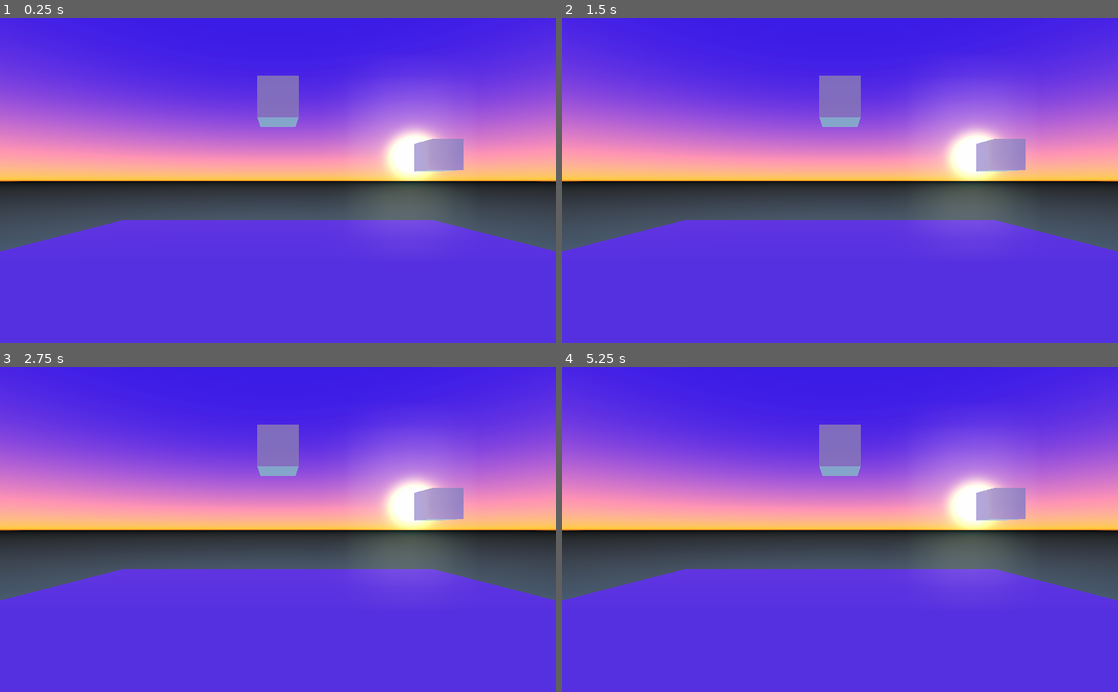
Above: before the commit, frames 1-4 (two rows, left to right).
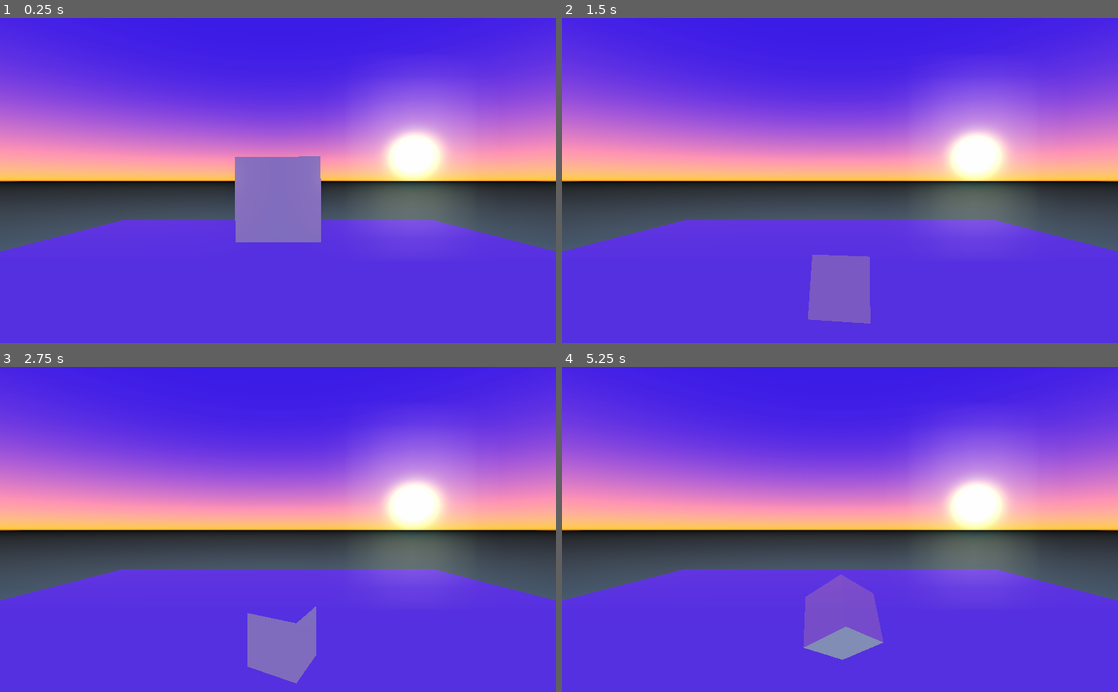
Above: after the commit, the same moments.

Repository: tavurth/godot-simple-physics
Game: Godot game, scene res://World.tscn
The game is run twice, just before and just after one commit, with the same random seed, the same clock (stepped at 60 frames per second) and the same inputs.
Inputs:
- Up to frame 1 (0.25 s): no input
- Up to frame 2 (1.5 s): hold Space (action_impulse) 0.53-1.28 s; tap Space (action_impulse) at 1.35 s
- Up to frame 3 (2.75 s): tap Enter at 2 s; hold Space (action_impulse) from 2.03 s (still down)
- Up to frame 4 (5.25 s): release Space (action_impulse) at 2.78 s; tap Space (action_impulse) at 2.85, 4.35 s; tap Enter at 3.5, 5 s; hold Space (action_impulse) 3.53-4.28 s; hold Space (action_impulse) from 5.03 s (still down)

The runs differ from the first frame. In frame 1, 6.1% of the frame differs, in the area x 42-84%, y 17-70%; in frame 2, 4.2%; in frame 3, 4.2%; in frame 4, 4.8%.

Commit message:
Fix bugs with events

Diff:
--- a/Cube.gd
+++ b/Cube.gd
@@ -1,16 +1,18 @@
 extends RigidBody
 
+const ACCELERATION = 0.5
+
 func _ready():
-	set_process(true)
+	set_process_input(true)
 
-func _process(delta):
+func _input(event):
 	## Do nothing if we haven't got the space key pressed
 	## See Project -> Project Settings -> Input map
 	if not Input.is_action_pressed('action_impulse'):
 		return
 
-	print("Applying impulse")
+
 	self.apply_impulse(
-		self.get_translation(),
-		Vector3(0, 100, 0)
+		self.get_translation() - Vector3(0, 10, 0),
+		Vector3(0, ACCELERATION, ACCELERATION / 10)
 	)
--- a/Cube.tscn
+++ b/Cube.tscn
@@ -2,19 +2,17 @@
 
 [ext_resource path="res://Cube.gd" type="Script" id=1]
 
-[sub_resource type="CubeMesh" id=1]
+[sub_resource type="BoxShape" id=3]
 
-[sub_resource type="BoxShape" id=2]
+[sub_resource type="CubeMesh" id=2]
 
-[node name="MeshInstance" type="MeshInstance"]
-transform = Transform( 0.1, 0, 0, 0, 0.1, 0, 0, 0, 0.1, 0, 0, 0 )
-mesh = SubResource( 1 )
-material/0 = null
-
-[node name="RigidBody" type="RigidBody" parent="."]
-pause_mode = 2
-input_ray_pickable = false
+[node name="RigidBody" type="RigidBody"]
 script = ExtResource( 1 )
 
-[node name="CollisionShape" type="CollisionShape" parent="RigidBody"]
-shape = SubResource( 2 )
+[node name="CollisionShape" type="CollisionShape" parent="."]
+transform = Transform( 0.1, 0, 0, 0, 0.1, 0, 0, 0, 0.1, 0, 0, 0 )
+shape = SubResource( 3 )
+
+[node name="MeshInstance" type="MeshInstance" parent="CollisionShape"]
+mesh = SubResource( 2 )
+material/0 = null
--- a/World.tscn
+++ b/World.tscn
@@ -29,10 +29,6 @@
 
 [sub_resource type="BoxShape" id=4]
 
-[sub_resource type="CubeMesh" id=5]
-
-[sub_resource type="BoxShape" id=6]
-
 [node name="World" type="Spatial"]
 
 [node name="PlayerCamera" type="Camera" parent="."]
@@ -51,15 +47,5 @@
 [node name="CollisionShape" type="CollisionShape" parent="Floor/StaticBody"]
 shape = SubResource( 4 )
 
-[node name="MeshInstance" parent="." instance=ExtResource( 1 )]
-transform = Transform( 0.1, 0, 0, 0, 0.1, 0, 0, 0, 0.1, 0, 0.918094, -1.2226 )
-
-[node name="MeshInstance2" type="MeshInstance" parent="."]
-transform = Transform( 0.1, 0, 0, 0, 0.1, 0, 0, 0, 0.1, 1.09172, 0.678845, -1.59242 )
-mesh = SubResource( 5 )
-material/0 = null
-
-[node name="RigidBody" type="RigidBody" parent="MeshInstance2"]
-
-[node name="CollisionShape" type="CollisionShape" parent="MeshInstance2/RigidBody"]
-shape = SubResource( 6 )
+[node name="Scaling" parent="." instance=ExtResource( 1 )]
+transform = Transform( 0.999987, -0.00519406, 0, 0.00519406, 0.999987, 0, 0, 0, 1, 0, 0.713482, -0.642005 )
--- a/project.godot
+++ b/project.godot
@@ -28,10 +28,6 @@
  ]
 }
 
-[physics]
-
-3d/physics_engine="Bullet"
-
 [rendering]
 
 environment/default_environment="res://default_env.tres"
Not shown: 1 places in World.tscn that only renumber resources
